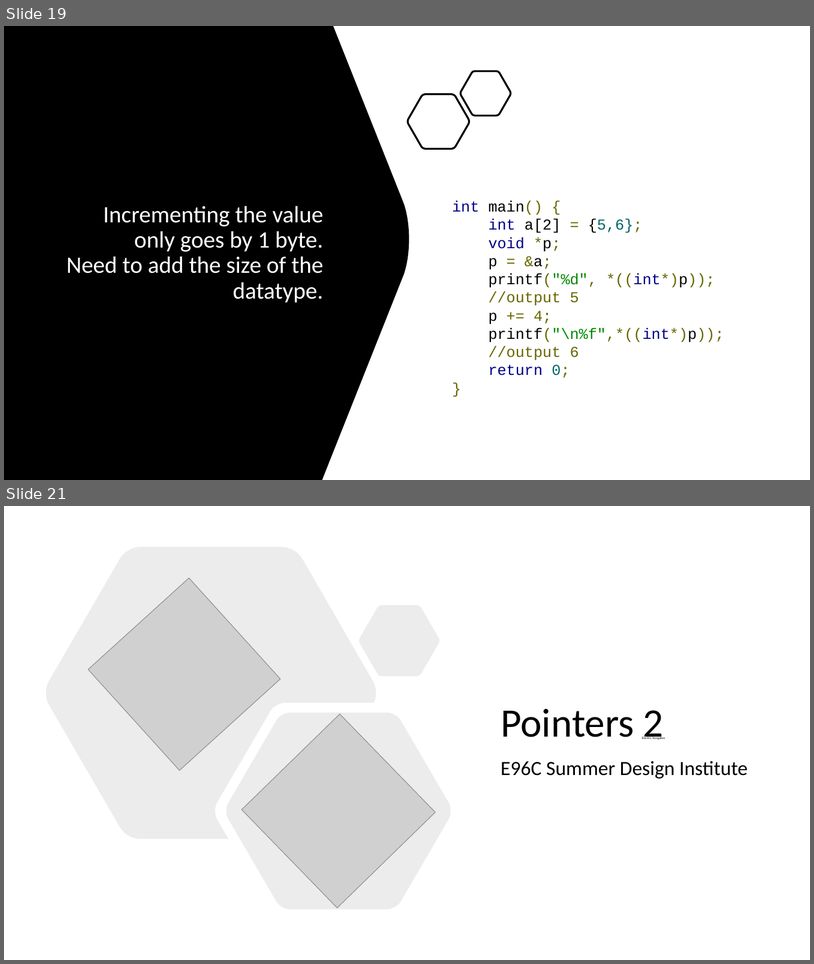
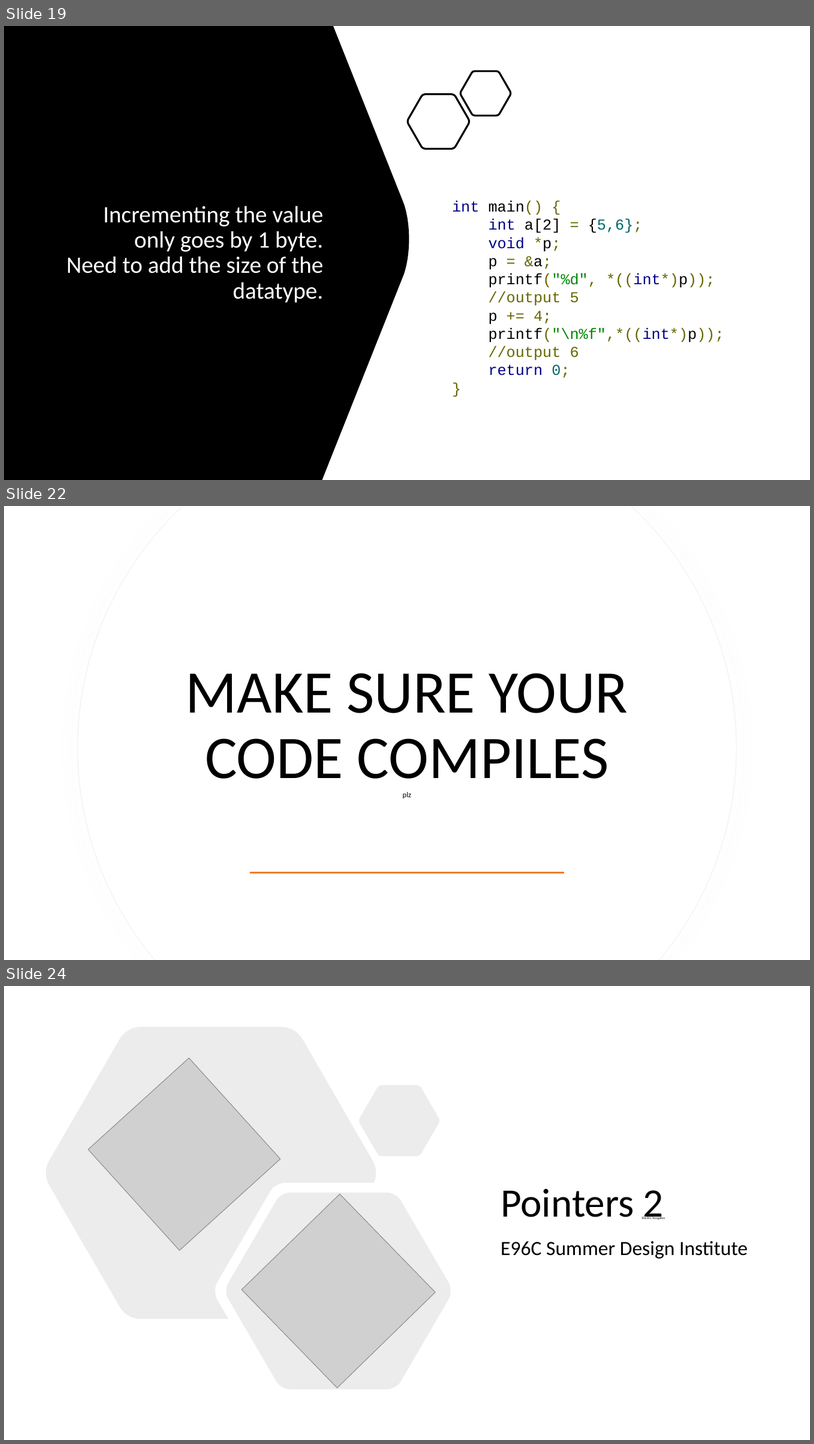
Before and after one commit to BlakeLazarine/SummerDesignInstitute, a slide deck: PointersLecture.pptx. Shown one above the other, each under a label of ours: slides 19 and 21 before the commit, slides 19, 22 and 24 after it; the slides between them are not shown. The pictures are 814x964 and 814x1444 pixels, drawn with LibreOffice and Linux fonts; fonts in the diff are those of the drawing; grey boxes stand for pictures. Boxes give left, top, right and bottom in pixels: in the first picture for what was removed or moved away, otherwise in the second. Text is boxed around its words. In the diff, an @@ line names an element or a change of style, - is before the commit and + after.

```diff
--- a/PointersLecture.pptx
+++ b/PointersLecture.pptx
@@ slide 22 added at (4,506,810,960), background #FFFFFF @@
@@ freeform shape added at (78,506,737,960), fill #FFFFFF, outline #EFEFEF 0.75 pt @@
@@ freeform shape added at (78,506,737,960), fill #FFFFFF @@
@@ title added at (186,673,629,798), 72 pt, text #000000 @@
+MAKE SURE YOUR CODE COMPILES
+plz
@@ rectangle added at (250,871,565,873), fill #ED7D31 @@
@@ what was slide 21 is now slide 24 @@
```
Also in this commit, not shown: 5 slides changed, 3 other slides added, 10 other files.
